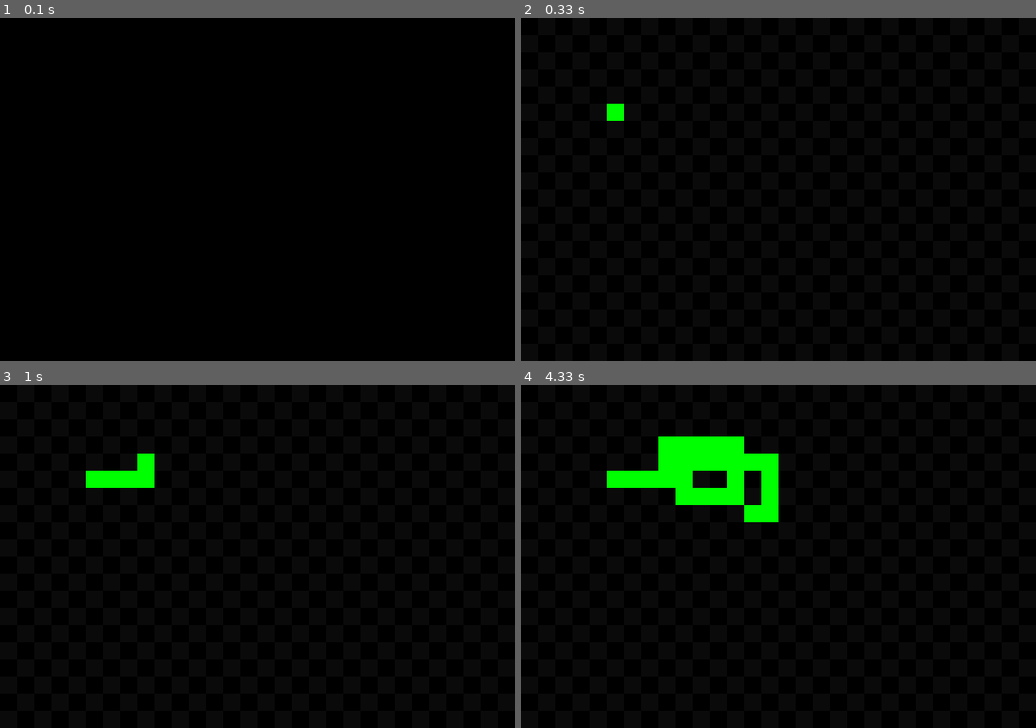
Above: before the commit, frames 1-4 (two rows, left to right).
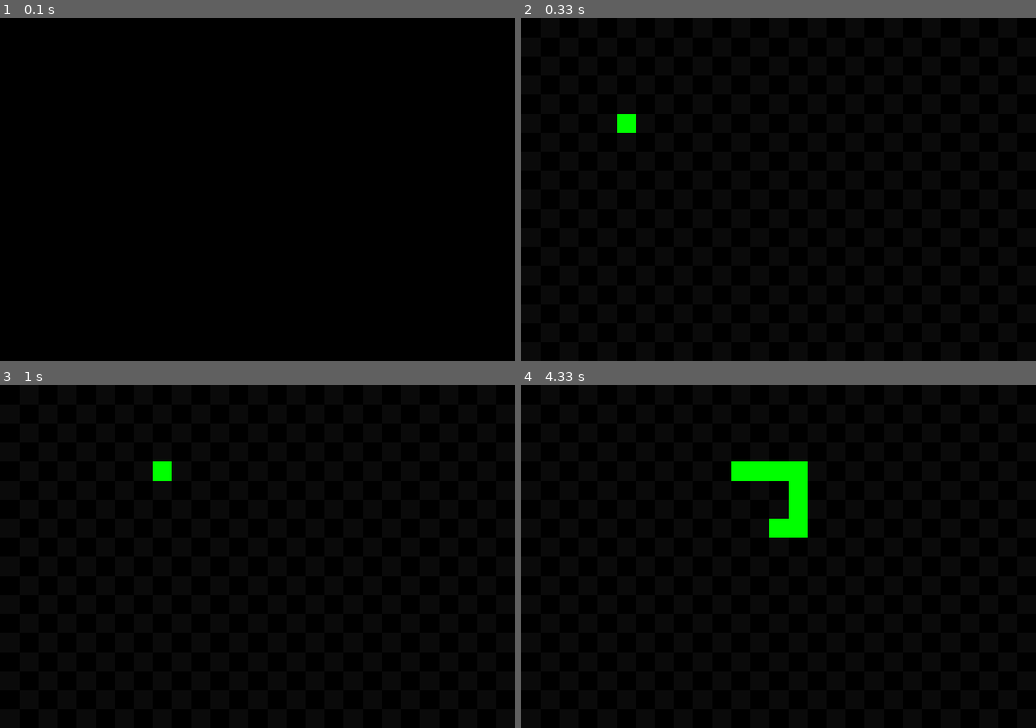
Above: after the commit, the same moments.

Repository: LinusZetterman/Pygame
Game: pygame game, started from Snake/Snake.py
Two runs of this game, one before a commit and one after it. Both use one fixed random seed, a clock stepped at 60 frames per second and the inputs below.
Inputs:
- Up to frame 1 (0.1 s): no input
- Up to frame 2 (0.33 s): no input
- Up to frame 3 (1 s): hold Right 0.33-0.8 s; hold Up from 0.83 s (still down)
- Up to frame 4 (4.33 s): release Up at 1.17 s; hold Right 1.2-1.67 s; tap Space at 1.27, 1.77, 2.2, 2.63, 3.07, 3.73, 4.17 s; hold Down 1.7-2.1 s; hold Left 2.13-2.53 s; hold Up 2.57-2.97 s; hold Right 3-3.63 s; hold Down 3.67-4.07 s; hold Left from 4.1 s (still down)

Frame 1 is identical in both runs. In frame 2, 0.3% of the frame differs, in the area x 16-23%, y 25-34%; in frame 3, 1.0%; in frame 4, 5.1%, in the area x 16-56%, y 15-45%.

Commit message:
Working snake tail (press space to increase length)

Diff:
--- a/Snake/Snake.py
+++ b/Snake/Snake.py
@@ -1,19 +1,23 @@
 import pygame
+import random
+
 pygame.init()
 
 def start():
-    global direction, head, tail, map, origTiles, tiles, coordinates, win, display
+    global direction, head, moves, delay, tail, map, origTiles, tiles, coordinates, win, display
 
     direction = ""
     head = {"x": 5, "y": 5, "vel": 1}
-    tail = {"x": 1, "y": 1, "vel": 1}
 
-    map = {"width": 30, "height": 20}
+    moves = []
+    tail = {"x": 5, "y": 5, "del": 2}
+
+    map = {"width": 27, "height": 18}
     origTiles = []
     tiles = []
 
     win = pygame.display.set_mode((600, 400))
-    display = pygame.Surface((30, 20))
+    display = pygame.Surface((map["width"], map["height"]))
 
 def setCoordinates():
     for x in range(map["width"]):
@@ -38,11 +42,11 @@
 
 
 def updateTiles (x, y):
+    if x == tail["x"] and y == tail["y"]:
+        tiles[x][y] = origTiles[x][y]
     if x == head["x"] and y == head["y"]:
         tiles[x][y] = 3
-    if x == tail["x"] and y == tail["y"]:
-        print(origTiles[x][y])
-        tiles[x][y] = origTiles[x][y]
+
 
 def drawDisplay():
     for x in range(len(tiles)):
@@ -52,6 +56,8 @@
                 display.set_at((x, y), (0, 0, 0))
             if tiles[x][y] == 1:
                 display.set_at((x, y), (10, 10, 10))
+            if tiles[x][y] == 2:
+                display.set_at((x, y), (255, 0, 0))
             if tiles[x][y] == 3:
                 display.set_at((x, y), (0, 255, 0))
 start()
@@ -79,6 +85,8 @@
                     direction = "up"
                 elif event.key == pygame.K_DOWN:
                     direction = "down"
+            if event.key == pygame.K_SPACE:
+                tail["del"] += 1
 
     if direction == "left":
         head["x"] -= 1
@@ -89,6 +97,33 @@
     if direction == "down":
         head["y"] += 1
 
+    if not direction == "":
+        moves.append(direction)
+        print(moves)
+        print(len(moves))
+
+        if len(moves) > tail["del"]:
+            if moves[0] == "left":
+                tail["x"] -= 1
+            if moves[0] == "right":
+                tail["x"] += 1
+            if moves[0] == "up":
+                tail["y"] -= 1
+            if moves[0] == "down":
+                tail["y"] += 1
+            print("wow")
+        elif len(moves) == tail["del"]:
+            if moves[0] == "left":
+                tail["x"] -= 1
+            if moves[0] == "right":
+                tail["x"] += 1
+            if moves[0] == "up":
+                tail["y"] -= 1
+            if moves[0] == "down":
+                tail["y"] += 1
+            moves.pop(0)
+
+
     drawDisplay()
 
     surf = pygame.transform.scale(display, (600, 400), win)
